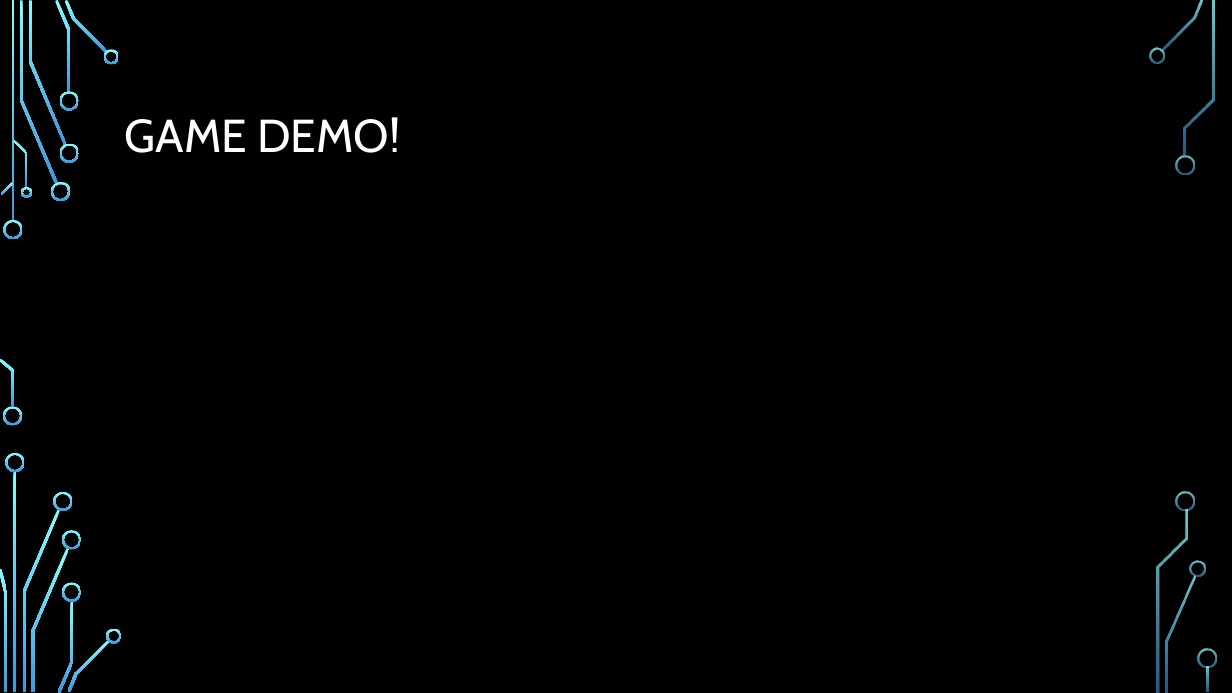
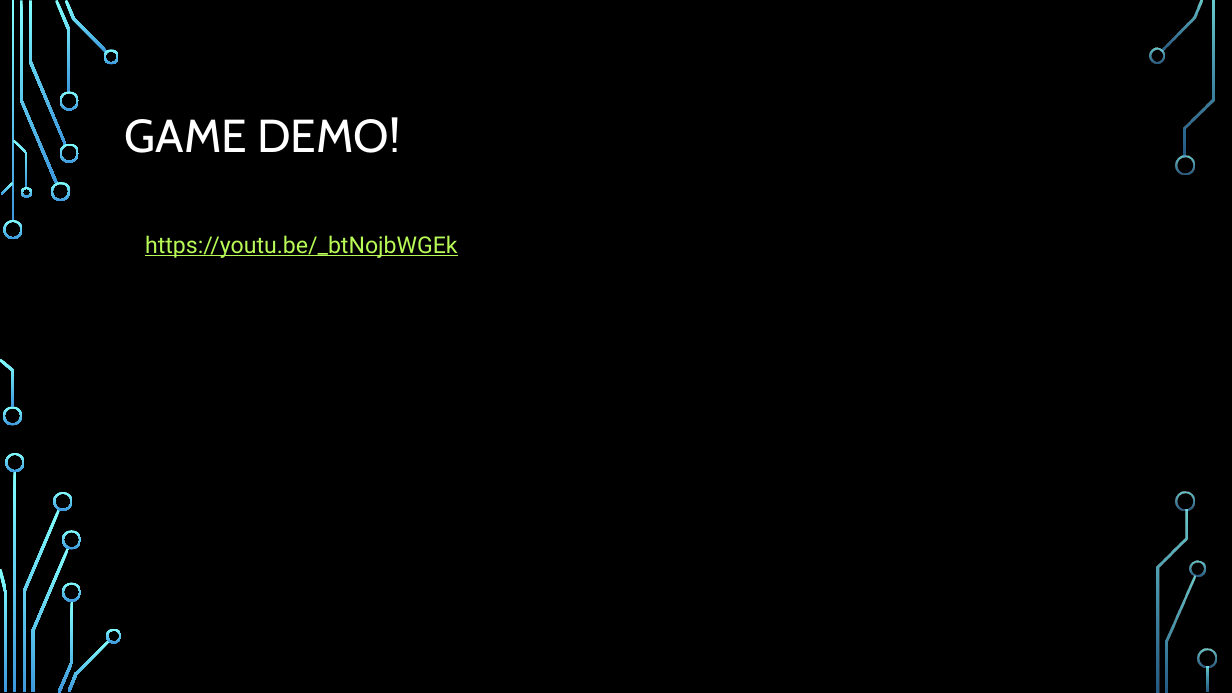
Before and after one commit to carsonmcmahan/SeniorVRGame, a slide deck: slide 8 of VR Presentation.pptx. Drawn at 1232x693 pixels with LibreOffice and Linux fonts; fonts in the diff are those of the drawing; background and template pictures are left out. Boxes give left, top, right and bottom in pixels: in the first picture for what was removed or moved away, otherwise in the second. Text is boxed around its words. In the diff, an @@ line names an element or a change of style, - is before the commit and + after.

```diff
--- a/VR Presentation.pptx
+++ b/VR Presentation.pptx
@@ text added at bbox=[145, 235, 458, 258], 18 pt, text #B8FA56, underline @@
+https://youtu.be/_btNojbWGEk
```
